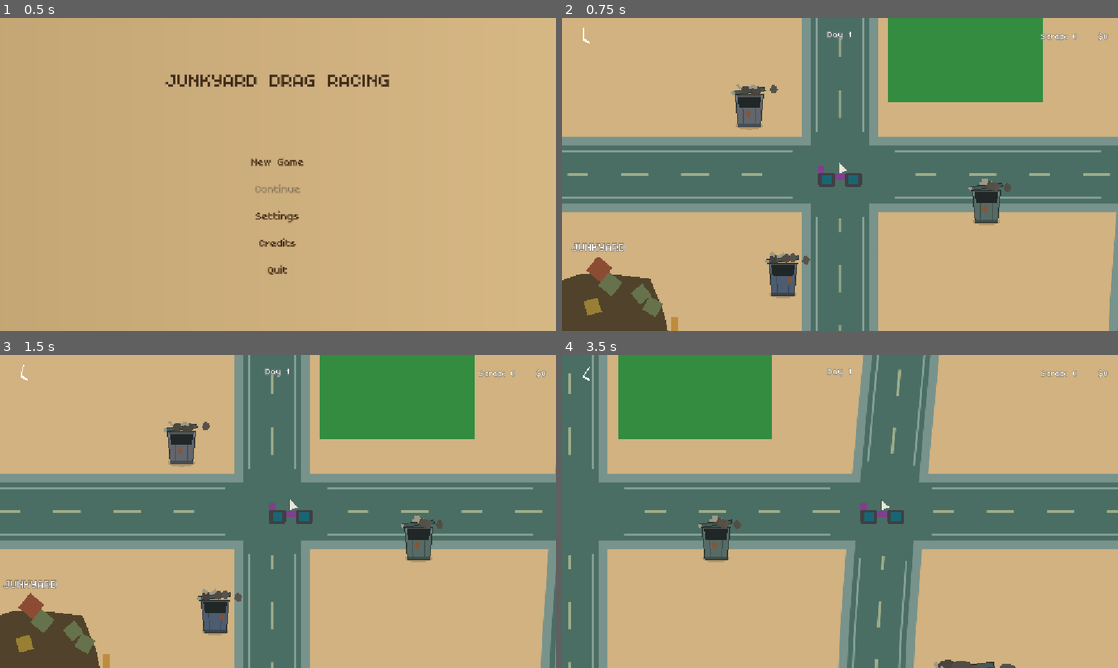
Above: before the commit, frames 1-4 (two rows, left to right).
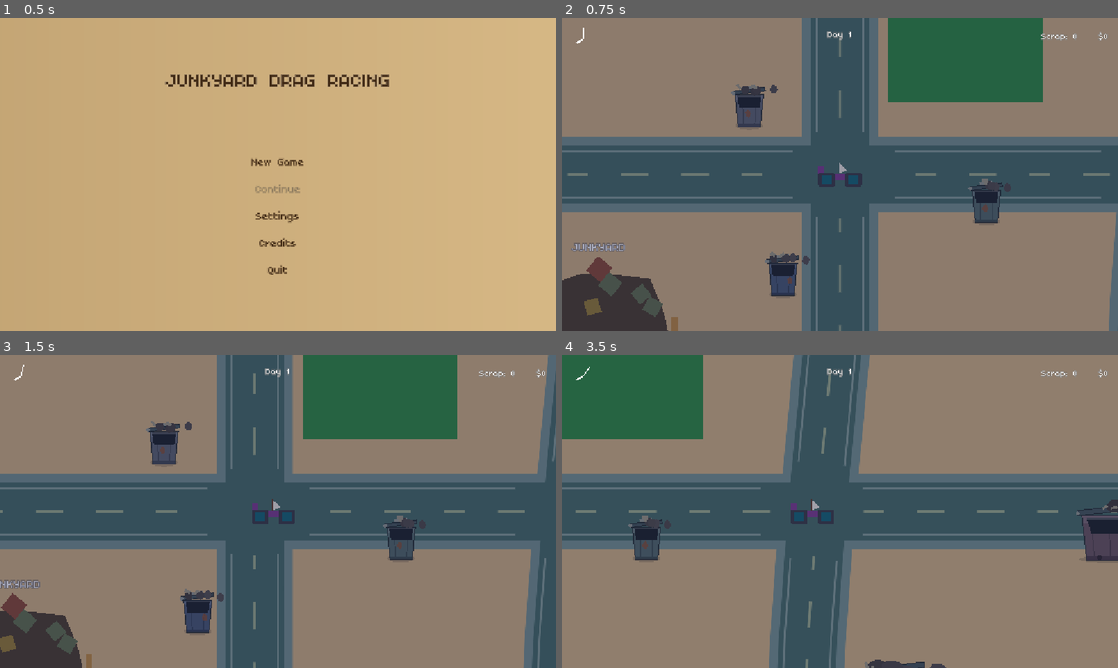
Above: after the commit, the same moments.

Repository: davidkovacwebdev/junkyard-drag-racing
Game: Godot game, scene res://scenes/menu/main_menu.tscn
Two runs of this game, one before a commit and one after it. Both use one fixed random seed, a clock stepped at 60 frames per second and the inputs below.
Inputs (mouse positions are in pixels of both pictures, inside the frame that each line leads up to):
- Up to frame 1 (0.5 s): no input
- Up to frame 2 (0.75 s): click "New Game" at 0.5 s
- Up to frame 3 (1.5 s): tap Enter (ui_accept) at 1.25 s; move the mouse to (400, 495) at 1.27 s; hold Right (ui_right) from 1.28 s (still down); hold T from 1.28 s (still down); click (400, 495) at 1.42 s
- Up to frame 4 (3.5 s): tap Enter (ui_accept) at 1.52 s; tap Space at 1.55, 3.05 s; release Right (ui_right) at 2 s; release T at 2 s; drag from (728, 527) to (884, 511) at 2.02 s; move the mouse to (895, 442) at 2.77 s; hold Right (ui_right) from 2.78 s (still down); hold T from 2.78 s (still down); click (895, 442) at 2.92 s

Frame 1 is identical in both runs. In frame 2, 96% of the frame differs, in the area x 0-100%, y 0-100%; in frame 3, 96%; in frame 4, 98%.

Commit message:
Add subtler camera look-ahead, night centered on 9pm/8am, and a T-key test drag strip
Camera: look-ahead distance/speed toned down; clock: hour hand now sweeps
twice a day like a real 12-hour face; night/day boundaries recentered on
9pm dusk and 8am dawn instead of the old fixed-length split.

Drag strip registration booth now offers a second entry point on T
(Obstacle.test_interior_scene, alongside the existing Space/
interior_scene) leading to a standalone test track: 5 lanes at tighter
200px spacing than the original 230px, close enough that a tall body/
wheel combo can physically reach into a neighbouring lane, using the
exact same CarAssembler wheel-physics rig as the real race. The original
6-lane race (Space) is untouched.

Also fixes a latent CarPartDamage bug: it checked target == null, which
never catches an already-freed (but still dangling) RigidBody2D
reference, surfaced by chaotic multi-car pileups on the tighter test
track.

Diff:
--- a/autoload/day_night_cycle.gd
+++ b/autoload/day_night_cycle.gd
@@ -1,24 +1,28 @@
 extends Node
 ## Tracks in-game time (autoload singleton "DayNightCycle"). A day lasts
-## DAY_LENGTH seconds, the last NIGHT_LENGTH of which are night.
-## get_night_factor() blends smoothly from 0 (day) to 1
-## (night) across a TRANSITION-second window straddling both the start and
-## the end of night — 1 minute before the boundary and 1 minute after it —
-## so a screen-space shader (see NightOverlay) can fade in/out instead of
-## snapping the instant the clock crosses it.
+## DAY_LENGTH seconds, mapped onto a 24-hour clock. Night runs from
+## NIGHT_START_HOUR (9 PM) to NIGHT_END_HOUR (8 AM) — that span straddles
+## midnight, so unlike a simpler "last N seconds of the day" scheme, night
+## isn't at the day's edges; the day/time_of_day rollover point (24:00 ->
+## 0:00) instead falls in the *middle* of the full-night stretch.
+## get_night_factor() blends smoothly from 0 (day) to 1 (night) across a
+## TRANSITION-second window centred on each boundary — 1 minute before it
+## and 1 minute after — so a screen-space shader (see NightOverlay) can
+## fade in/out instead of snapping the instant the clock crosses it.
 
-const DAY_LENGTH := 720.0   ## 12 minutes.
-const NIGHT_LENGTH := 240.0 ## 4 minutes, at the end of the day.
+const DAY_LENGTH := 720.0   ## 12 minutes = 24 in-game hours.
+const SECONDS_PER_HOUR := DAY_LENGTH / 24.0
 const TRANSITION := 60.0    ## 1 minute either side of each night boundary.
-const NIGHT_START := DAY_LENGTH - NIGHT_LENGTH ## 480s into the day.
+const NIGHT_START := 21.0 * SECONDS_PER_HOUR ## 9 PM.
+const NIGHT_END := 8.0 * SECONDS_PER_HOUR    ## 8 AM, the following morning.
 
 ## Testing aid: hold K to fast-forward the clock 24x so a full day/night
 ## cycle takes 30 seconds instead of 12 minutes.
 const DEBUG_FAST_FORWARD_KEY := KEY_K
 const DEBUG_FAST_FORWARD_SCALE := 24.0
 
-## Every new day starts at 8 AM rather than midnight.
-const START_TIME := (DAY_LENGTH / 24.0) * 8.0
+## Every new day starts at 8 AM (right as night ends) rather than midnight.
+const START_TIME := NIGHT_END
 
 var day: int = 1
 var time_of_day: float = START_TIME ## Seconds into the current day, [0, DAY_LENGTH).
@@ -50,20 +54,20 @@
 
 ## 0 = full day, 1 = full night, ramping linearly across the two
 ## TRANSITION-second windows centred on dusk (NIGHT_START) and dawn
-## (DAY_LENGTH, wrapping around to 0).
+## (NIGHT_END). Both windows sit comfortably clear of the 0/DAY_LENGTH
+## rollover point, so — unlike the old scheme — this never needs to
+## handle a transition wrapping across midnight itself.
 func get_night_factor() -> float:
 	var t := time_of_day
 	var dusk_start := NIGHT_START - TRANSITION
 	var dusk_end := NIGHT_START + TRANSITION
-	var dawn_start := DAY_LENGTH - TRANSITION
-	if t < TRANSITION:
-		# Tail of the dawn ramp, wrapped over from the end of the previous day.
-		return 1.0 - (t + TRANSITION) / (TRANSITION * 2.0)
+	var dawn_start := NIGHT_END - TRANSITION
+	var dawn_end := NIGHT_END + TRANSITION
+	if t < dawn_start or t >= dusk_end:
+		return 1.0
+	elif t < dawn_end:
+		return 1.0 - (t - dawn_start) / (TRANSITION * 2.0)
 	elif t < dusk_start:
 		return 0.0
-	elif t < dusk_end:
+	else:
 		return (t - dusk_start) / (TRANSITION * 2.0)
-	elif t < dawn_start:
-		return 1.0
-	else:
-		return 1.0 - (t - dawn_start) / (TRANSITION * 2.0)
--- /dev/null
+++ b/scenes/race/race_test_lane.tscn
@@ -0,0 +1,26 @@
+[gd_scene load_steps=5 format=3]
+
+[ext_resource type="Script" path="res://scripts/race/single_lane_race_setup.gd" id="1"]
+[ext_resource type="PackedScene" path="res://scenes/race/track_multi_test.tscn" id="2"]
+[ext_resource type="Script" uid="uid://4c501krrbwml" path="res://scripts/race/race_controller.gd" id="3"]
+[ext_resource type="Script" uid="uid://daxmnxgvm6578" path="res://scripts/race/camera_follow.gd" id="4"]
+
+[node name="RaceTestLane" type="Node2D"]
+script = ExtResource("1")
+race_controller_path = NodePath("RaceController")
+camera_path = NodePath("MainCamera")
+
+[node name="Track" parent="." instance=ExtResource("2")]
+
+[node name="RaceController" type="Node2D" parent="."]
+script = ExtResource("3")
+finish_x = 5400.0
+max_duration = 90.0
+camera_path = NodePath("../MainCamera")
+exit_scene_path = "res://scenes/world/main.tscn"
+camera_focus_y = 430.0
+
+[node name="MainCamera" type="Camera2D" parent="."]
+position = Vector2(400, 430)
+zoom = Vector2(0.5, 0.5)
+script = ExtResource("4")
--- /dev/null
+++ b/scenes/race/track_multi_test.tscn
@@ -0,0 +1,76 @@
+[gd_scene load_steps=3 format=3]
+
+[sub_resource type="RectangleShape2D" id="Shape_floor"]
+size = Vector2(6800, 60)
+
+[sub_resource type="RectangleShape2D" id="Shape_wall"]
+size = Vector2(100, 980)
+
+[node name="TrackMulti" type="Node2D"]
+
+[node name="Floor" type="StaticBody2D" parent="."]
+position = Vector2(3400,430)
+
+[node name="CollisionShape2D0" type="CollisionShape2D" parent="Floor"]
+position = Vector2(0,-400)
+shape = SubResource("Shape_floor")
+
+[node name="CollisionShape2D1" type="CollisionShape2D" parent="Floor"]
+position = Vector2(0,-200)
+shape = SubResource("Shape_floor")
+
+[node name="CollisionShape2D2" type="CollisionShape2D" parent="Floor"]
+position = Vector2(0,0)
+shape = SubResource("Shape_floor")
+
+[node name="CollisionShape2D3" type="CollisionShape2D" parent="Floor"]
+position = Vector2(0,200)
+shape = SubResource("Shape_floor")
+
+[node name="CollisionShape2D4" type="CollisionShape2D" parent="Floor"]
+position = Vector2(0,400)
+shape = SubResource("Shape_floor")
+
+[node name="Lane0" type="Polygon2D" parent="Floor"]
+position = Vector2(0,-400)
+color = Color(0.3, 0.3, 0.32, 1)
+polygon = PackedVector2Array(-3400, -30, 3400, -30, 3400, 30, -3400, 30)
+
+[node name="Lane1" type="Polygon2D" parent="Floor"]
+position = Vector2(0,-200)
+color = Color(0.3, 0.3, 0.32, 1)
+polygon = PackedVector2Array(-3400, -30, 3400, -30, 3400, 30, -3400, 30)
+
+[node name="Lane2" type="Polygon2D" parent="Floor"]
+position = Vector2(0,0)
+color = Color(0.3, 0.3, 0.32, 1)
+polygon = PackedVector2Array(-3400, -30, 3400, -30, 3400, 30, -3400, 30)
+
+[node name="Lane3" type="Polygon2D" parent="Floor"]
+position = Vector2(0,200)
+color = Color(0.3, 0.3, 0.32, 1)
+polygon = PackedVector2Array(-3400, -30, 3400, -30, 3400, 30, -3400, 30)
+
+[node name="Lane4" type="Polygon2D" parent="Floor"]
+position = Vector2(0,400)
+color = Color(0.3, 0.3, 0.32, 1)
+polygon = PackedVector2Array(-3400, -30, 3400, -30, 3400, 30, -3400, 30)
+
+[node name="FinishLine" type="Polygon2D" parent="."]
+position = Vector2(5400, 430)
+color = Color(1, 1, 1, 0.6)
+polygon = PackedVector2Array(-6, -490, 6, -490, 6, 490, -6, 490)
+
+[node name="EndWall" type="StaticBody2D" parent="."]
+position = Vector2(6300, 430)
+
+[node name="CollisionShape2D" type="CollisionShape2D" parent="EndWall"]
+shape = SubResource("Shape_wall")
+
+[node name="Polygon2D" type="Polygon2D" parent="EndWall"]
+color = Color(0.7, 0.1, 0.1, 1)
+polygon = PackedVector2Array(-50, -490, 50, -490, 50, 490, -50, 490)
+
+[node name="Stripe" type="Polygon2D" parent="EndWall"]
+color = Color(0.95, 0.8, 0.1, 1)
+polygon = PackedVector2Array(-5, -490, 5, -490, 5, 490, -5, 490)
--- a/scenes/world/drag_strip.tscn
+++ b/scenes/world/drag_strip.tscn
@@ -1,8 +1,9 @@
-[gd_scene load_steps=4 format=3]
+[gd_scene load_steps=5 format=3]
 
 [ext_resource type="Script" path="res://scripts/world/drag_strip.gd" id="1"]
 [ext_resource type="PackedScene" path="res://scenes/world/registration_booth.tscn" id="2"]
 [ext_resource type="PackedScene" path="res://scenes/race/race_random_test.tscn" id="3"]
+[ext_resource type="PackedScene" path="res://scenes/race/race_test_lane.tscn" id="4"]
 
 [node name="DragStrip" type="Node2D"]
 
@@ -13,6 +14,7 @@
 position = Vector2(-1150, -270)
 display_name = "Drag Strip"
 interior_scene = ExtResource("3")
+test_interior_scene = ExtResource("4")
 collision_height_fraction = 1.0
 
 [node name="Sign" type="Label" parent="."]
--- a/scenes/world/player_car.tscn
+++ b/scenes/world/player_car.tscn
@@ -29,7 +29,6 @@
 shape = SubResource("RectangleShape2D_1")
 
 [node name="Camera2D" type="Camera2D" parent="."]
-position_smoothing_enabled = true
 script = ExtResource("3")
 
 [node name="InteractionZone" type="Area2D" parent="."]
--- a/scripts/car/car_part_damage.gd
+++ b/scripts/car/car_part_damage.gd
@@ -28,7 +28,11 @@
 		current_durability = part_data.durability
 
 func _physics_process(_delta: float) -> void:
-	if is_broken or target == null:
+	# is_instance_valid, not a plain null check: target is a dangling
+	# reference (not nulled out) once queue_free()'d, which a `== null`
+	# check doesn't catch — surfaced by chaotic multi-car pileups where
+	# a wheel/body can get freed out from under its own damage tracker.
+	if is_broken or not is_instance_valid(target):
 		return
 	var velocity := target.linear_velocity
 	var delta_v := (velocity - _prev_velocity).length()
--- /dev/null
+++ b/scripts/race/single_lane_race_setup.gd
@@ -0,0 +1,127 @@
+extends Node2D
+## Drag strip test harness: randomly assembles CAR_COUNT cars (random body,
+## independent random front/back wheels, random engine) and registers them
+## with the sibling RaceController. Same CarAssembler wheel-physics rig as
+## random_race_setup.gd (real gravity, rolling wheels, CarPartDamage/
+## PartShatter breakage) — the only difference is LANE_HEIGHT: lanes here
+## sit closer together than the original 230px (200 vs 230), close enough
+## that a tall body/wheel combo can physically reach into the lane above or
+## below it. Whether two cars ever actually touch depends on how tall their
+## specific combo turned out — real contact resolved by real collision
+## shapes, not a scripted rule.
+##
+## random_race_setup.gd is left alone on purpose: it still drives the ramp
+## test harness (race_ramp_test.tscn), which wants its cars kept apart.
+
+@export var race_controller_path: NodePath
+@export var camera_path: NodePath
+
+const CAR_COUNT := 5
+## The real constraint here isn't "tight" so much as "wider than the
+## floor's own 60px thickness by more than any wheel's own diameter"
+## (wheels run roughly 70-90px across — see e.g. wheel_square.tscn's
+## collision polygon). LANE_HEIGHT - 60 is the actual air gap between
+## adjacent lanes; if that gap is smaller than a resting wheel, the wheel
+## touches the lane above it too, and Godot's contact resolution gets
+## confused between the two surfaces — anywhere from a dead freeze to
+## instant, spawn-time part destruction. Confirmed directly at 110 and
+## 150 (gaps of 50 and 90 — both too small); 200 (gap 140) is the first
+## value with comfortable clearance over the largest wheel.
+const LANE_HEIGHT := 200.0
+const SPAWN_X := 150.0
+const SPAWN_HEIGHT_ABOVE_LANE := 15.0
+## Wider than any body's own width (up to ~280px for body_plank) so five
+## cars dropped at once don't land on top of each other before any of
+## them reaches its own lane — same reasoning, different axis.
+const SPAWN_STAGGER_X := 300.0
+
+var body_scenes: Array[PackedScene] = [
+	preload("res://scenes/parts/bodies/body_plank.tscn"),
+	preload("res://scenes/parts/bodies/body_wrecked_car.tscn"),
+	preload("res://scenes/parts/bodies/body_fridge.tscn"),
+	preload("res://scenes/parts/bodies/body_sofa.tscn"),
+	preload("res://scenes/parts/bodies/body_boat.tscn"),
+]
+
+var wheel_scenes: Array[PackedScene] = [
+	# wheel_bicycle.tscn removed on purpose — it's the one round/easy wheel,
+	# and the point right now is maximum chaos from the wild shapes.
+	preload("res://scenes/parts/wheels/wheel_square.tscn"),
+	preload("res://scenes/parts/wheels/wheel_triangle.tscn"),
+	preload("res://scenes/parts/wheels/wheel_toilet.tscn"),
+	preload("res://scenes/parts/wheels/wheel_tv.tscn"),
+]
+
+var engine_scenes: Array[PackedScene] = [
+	preload("res://scenes/parts/engines/engine_v6.tscn"),
+	preload("res://scenes/parts/engines/engine_boiler.tscn"),
+	preload("res://scenes/parts/engines/engine_propeller.tscn"),
+	preload("res://scenes/parts/engines/engine_sail.tscn"),
+	preload("res://scenes/parts/engines/engine_jet.tscn"),
+]
+
+func _ready() -> void:
+	var race_controller := get_node(race_controller_path) as RaceController
+	var camera := get_node(camera_path) as CameraFollow
+
+	var cars_container := Node2D.new()
+	cars_container.name = "Cars"
+	add_child(cars_container)
+
+	var camera_targets: Array[Node2D] = []
+
+	# The player's own garage car races in the top lane, so whatever they
+	# assembled in the garage is what they drive here too.
+	var lane := 0
+	var player_car := Inventory.get_selected_car()
+	if player_car != null and player_car.body != null and not player_car.body.scene_path.is_empty():
+		var car := _assemble_player_car(player_car, cars_container, lane)
+		var car_name := "Player_%s" % player_car.display_name
+		car.root.name = car_name
+		race_controller.register_car(car_name, car)
+		camera_targets.append(car.body)
+		lane += 1
+
+	for i in range(lane, CAR_COUNT):
+		var body_scene: PackedScene = body_scenes[randi() % body_scenes.size()]
+		var wheel_front: PackedScene = wheel_scenes[randi() % wheel_scenes.size()]
+		var wheel_back: PackedScene = wheel_scenes[randi() % wheel_scenes.size()]
+		var engine_scene: PackedScene = engine_scenes[randi() % engine_scenes.size()]
+
+		var spawn_position := _spawn_position(i)
+		var car := CarAssembler.assemble(body_scene, [wheel_front, wheel_back], engine_scene, cars_container, spawn_position)
+
+		var car_name := "Car%d_%s_%s+%s_%s" % [
+			i,
+			body_scene.resource_path.get_file().trim_suffix(".tscn"),
+			wheel_front.resource_path.get_file().trim_suffix(".tscn"),
+			wheel_back.resource_path.get_file().trim_suffix(".tscn"),
+			engine_scene.resource_path.get_file().trim_suffix(".tscn"),
+		]
+		car.root.name = car_name
+		race_controller.register_car(car_name, car)
+		camera_targets.append(car.body)
+
+	if camera != null:
+		camera.targets = camera_targets
+
+## Spawns `SPAWN_HEIGHT_ABOVE_LANE` above the lane's own resting surface,
+## same as the original per-lane setup, so the car still drops onto it
+## under real gravity — staggered along x by SPAWN_STAGGER_X too, so all
+## five don't drop through the same column at once.
+func _spawn_position(lane: int) -> Vector2:
+	return Vector2(SPAWN_X + lane * SPAWN_STAGGER_X, lane * LANE_HEIGHT - SPAWN_HEIGHT_ABOVE_LANE)
+
+## Builds the player's selected garage car into the race. Reuses the exact
+## part scene paths stored on the CarModelData, so the racing rig is the
+## same body/wheels/engine the garage preview (and world player) show.
+func _assemble_player_car(car_data: CarModelData, parent: Node2D, lane: int) -> CarAssembler.AssembledCar:
+	var body_scene: PackedScene = load(car_data.body.scene_path)
+	var wheel_scenes: Array[PackedScene] = []
+	for wheel in car_data.wheels:
+		if wheel != null and not wheel.scene_path.is_empty():
+			wheel_scenes.append(load(wheel.scene_path))
+	var engine_scene: PackedScene = null
+	if car_data.engine != null and not car_data.engine.scene_path.is_empty():
+		engine_scene = load(car_data.engine.scene_path)
+	return CarAssembler.assemble(body_scene, wheel_scenes, engine_scene, parent, _spawn_position(lane))
--- a/scripts/world/analog_clock.gd
+++ b/scripts/world/analog_clock.gd
@@ -2,8 +2,9 @@
 extends Control
 ## Minimal analogue clock: no face, no numbers, just an hour hand and a
 ## minute hand pivoting around the same point, driven by DayNightCycle.
-## The hour hand sweeps once per in-game day; the minute hand sweeps once
-## per in-game hour — the same ratio a real clock's hands keep.
+## Same convention a real 12-hour clock face uses: the hour hand sweeps
+## twice per in-game day (once per 12 in-game hours), the minute hand
+## sweeps once per in-game hour.
 
 const HOUR_HAND_LENGTH := 16.0
 const MINUTE_HAND_LENGTH := 24.0
@@ -16,11 +17,12 @@
 
 func _draw() -> void:
 	var center := size / 2.0
+	var half_day := DayNightCycle.DAY_LENGTH / 2.0
 	var hour_step := DayNightCycle.DAY_LENGTH / 24.0
-	var day_fraction := DayNightCycle.time_of_day / DayNightCycle.DAY_LENGTH
-	var hour_fraction := fmod(DayNightCycle.time_of_day, hour_step) / hour_step
-	_draw_hand(center, day_fraction, HOUR_HAND_LENGTH, HOUR_HAND_WIDTH)
-	_draw_hand(center, hour_fraction, MINUTE_HAND_LENGTH, MINUTE_HAND_WIDTH)
+	var hour_hand_fraction := fmod(DayNightCycle.time_of_day, half_day) / half_day
+	var minute_hand_fraction := fmod(DayNightCycle.time_of_day, hour_step) / hour_step
+	_draw_hand(center, hour_hand_fraction, HOUR_HAND_LENGTH, HOUR_HAND_WIDTH)
+	_draw_hand(center, minute_hand_fraction, MINUTE_HAND_LENGTH, MINUTE_HAND_WIDTH)
 
 func _draw_hand(center: Vector2, fraction: float, length: float, width: float) -> void:
 	var tip := center + Vector2(0.0, -length).rotated(fraction * TAU)
--- a/scripts/world/obstacle.gd
+++ b/scripts/world/obstacle.gd
@@ -21,6 +21,10 @@
 ## Optional: if set, activating this also switches to that scene (e.g.
 ## the garage interior).
 @export var interior_scene: PackedScene
+## Optional: if set, holding/pressing T near this (instead of Space)
+## switches to this scene instead — a second, parallel entry point for
+## testing an alternate version of a place without disturbing the real one.
+@export var test_interior_scene: PackedScene
 ## Fraction of the visual height that's actually solid, hugging the
 ## bottom edge — the building's footprint. Set to 1.0 for a flat prop
 ## with no "behind it" to walk into.
--- a/scripts/world/player_car.gd
+++ b/scripts/world/player_car.gd
@@ -27,6 +27,7 @@
 
 var _facing_right: bool = true
 var _space_pressed_last: bool = false
+var _test_pressed_last: bool = false
 ## Which target the current hold is building up against, and how far
 ## along it is (seconds held). Resets to null/0 the instant space is
 ## released or the player looks away from that target.
@@ -56,8 +57,9 @@
 	# count as a fresh press here — that would instantly re-enter the place
 	# we just exited.
 	_space_pressed_last = Input.is_physical_key_pressed(KEY_SPACE)
-
-const _DRIVE_KEYS := [KEY_W, KEY_A, KEY_S, KEY_D, KEY_UP, KEY_DOWN, KEY_LEFT, KEY_RIGHT, KEY_SPACE]
+	_test_pressed_last = Input.is_physical_key_pressed(KEY_T)
+
+const _DRIVE_KEYS := [KEY_W, KEY_A, KEY_S, KEY_D, KEY_UP, KEY_DOWN, KEY_LEFT, KEY_RIGHT, KEY_SPACE, KEY_T]
 
 func _notification(what: int) -> void:
 	# If the window loses OS focus while a key is held, no key-up event
@@ -72,6 +74,7 @@
 			Input.parse_input_event(ev)
 		velocity = Vector2.ZERO
 		_space_pressed_last = false
+		_test_pressed_last = false
 
 ## Left-click is how you deal with a person rather than a place (the junkyard's
 ## scrap dealer). It's a point query into the physics world, not a mouse-over
@@ -228,6 +231,15 @@
 
 	_space_pressed_last = space_pressed
 
+	# A second, parallel entry point: T opens a target's test_interior_scene
+	# instead of its real interior_scene, if it has one — lets a place like
+	# the drag strip offer an in-progress alternate version to try without
+	# touching what Space drops you into.
+	var test_pressed := Input.is_physical_key_pressed(KEY_T)
+	if target != null and test_pressed and not _test_pressed_last:
+		_activate_test(target)
+	_test_pressed_last = test_pressed
+
 ## True for a target that only answers to a mouse click. It still advertises
 ## `display_name` (so the car can find it and click it) but the space prompt
 ## and the hold bar are skipped for it.
@@ -288,3 +300,10 @@
 	var interior = target.get("interior_scene")
 	if interior is PackedScene:
 		get_tree().change_scene_to_packed(interior)
+
+## T's counterpart to _activate(): only ever switches scene, since a
+## test entry point has no loot-style interact() of its own to call.
+func _activate_test(target: Object) -> void:
+	var interior = target.get("test_interior_scene")
+	if interior is PackedScene:
+		get_tree().change_scene_to_packed(interior)
--- a/scripts/world/world_camera.gd
+++ b/scripts/world/world_camera.gd
@@ -1,13 +1,20 @@
 class_name WorldCamera
 extends Camera2D
-## Mouse-wheel and trackpad zoom for the world map's driving camera.
-## Scoped to the map only — the race scenes have their own CameraFollow
-## with a fixed zoom, so this lives on PlayerCar's camera rather than
-## being shared.
+## Mouse-wheel/trackpad zoom, plus a look-ahead offset, for the world
+## map's driving camera. Scoped to the map only — the race scenes have
+## their own CameraFollow with a fixed zoom, so this lives on PlayerCar's
+## camera rather than being shared.
 ##
 ## Zoom eases toward a target rather than snapping, so spinning the
 ## wheel (or a trackpad gesture) doesn't jolt the view. `zoom` is a
 ## multiplier: higher = closer in.
+##
+## Look-ahead is deliberately built on Camera2D.offset rather than
+## position_smoothing: smoothing only ever lags behind the tracked
+## position (so moving left actually reveals more of the right — where
+## you came from, not where you're going), while offsetting the view
+## toward the car's current velocity reveals more of the direction of
+## travel instead. position_smoothing is left off (see player_car.tscn).
 
 @export var zoom_step: float = 1.15
 @export var min_zoom: float = 0.25
@@ -20,10 +27,19 @@
 ## zoom_step or a single swipe would blow straight through the range.
 @export var pan_sensitivity: float = 0.01
 
+## How far, in pixels, the view shifts toward the car's direction of
+## travel at full speed.
+@export var look_ahead_distance: float = 90.0
+## How quickly the offset eases toward its target as speed/direction
+## changes — higher settles faster.
+@export var look_ahead_speed: float = 1.2
+
 var _target_zoom: float = 1.0
+var _car: CharacterBody2D
 
 func _ready() -> void:
 	_target_zoom = clampf(zoom.x, min_zoom, max_zoom)
+	_car = get_parent() as CharacterBody2D
 
 func _unhandled_input(event: InputEvent) -> void:
 	if event is InputEventMouseButton and event.is_pressed():
@@ -51,9 +67,26 @@
 	_target_zoom = clampf(_target_zoom * factor, min_zoom, max_zoom)
 
 func _process(delta: float) -> void:
+	_update_zoom(delta)
+	_update_look_ahead(delta)
+
+func _update_zoom(delta: float) -> void:
 	var current := zoom.x
 	if is_equal_approx(current, _target_zoom):
 		return
 	var next := lerpf(current, _target_zoom, clampf(zoom_speed * delta, 0.0, 1.0))
 	# Both axes together — unequal zoom would stretch the view.
 	zoom = Vector2(next, next)
+
+## Shifts the view toward wherever the car is currently headed, scaled by
+## how fast it's actually moving (full speed = full look_ahead_distance;
+## at rest the offset eases back to zero instead of freezing wherever it
+## last pointed).
+func _update_look_ahead(delta: float) -> void:
+	if _car == null:
+		return
+	var speed_fraction := clampf(_car.velocity.length() / maxf(_car.max_speed, 1.0), 0.0, 1.0)
+	var target_offset := Vector2.ZERO
+	if _car.velocity.length() > 1.0:
+		target_offset = _car.velocity.normalized() * look_ahead_distance * speed_fraction
+	offset = offset.lerp(target_offset, clampf(look_ahead_speed * delta, 0.0, 1.0))
Not shown, added: scripts/race/single_lane_race_setup.gd.uid
